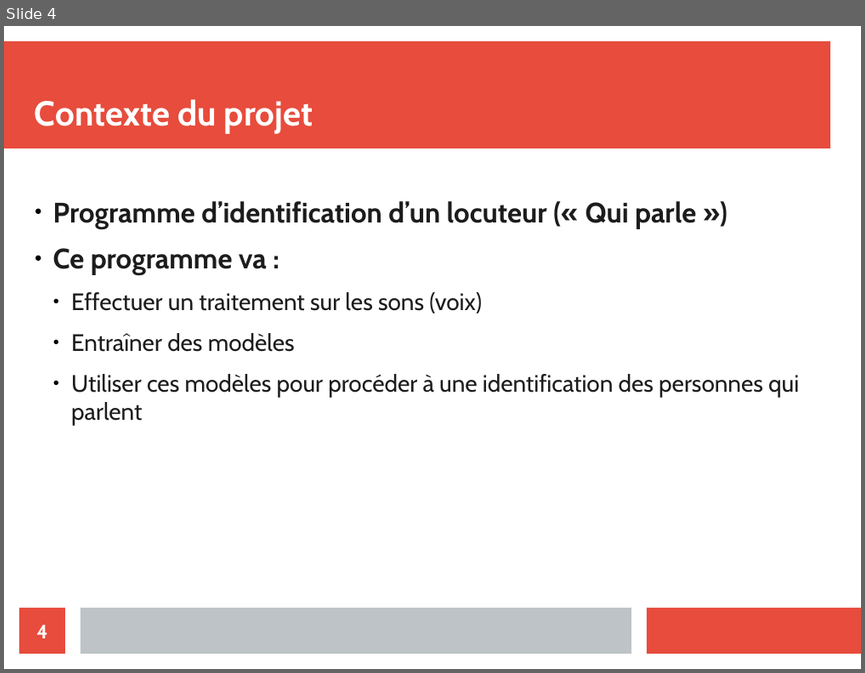
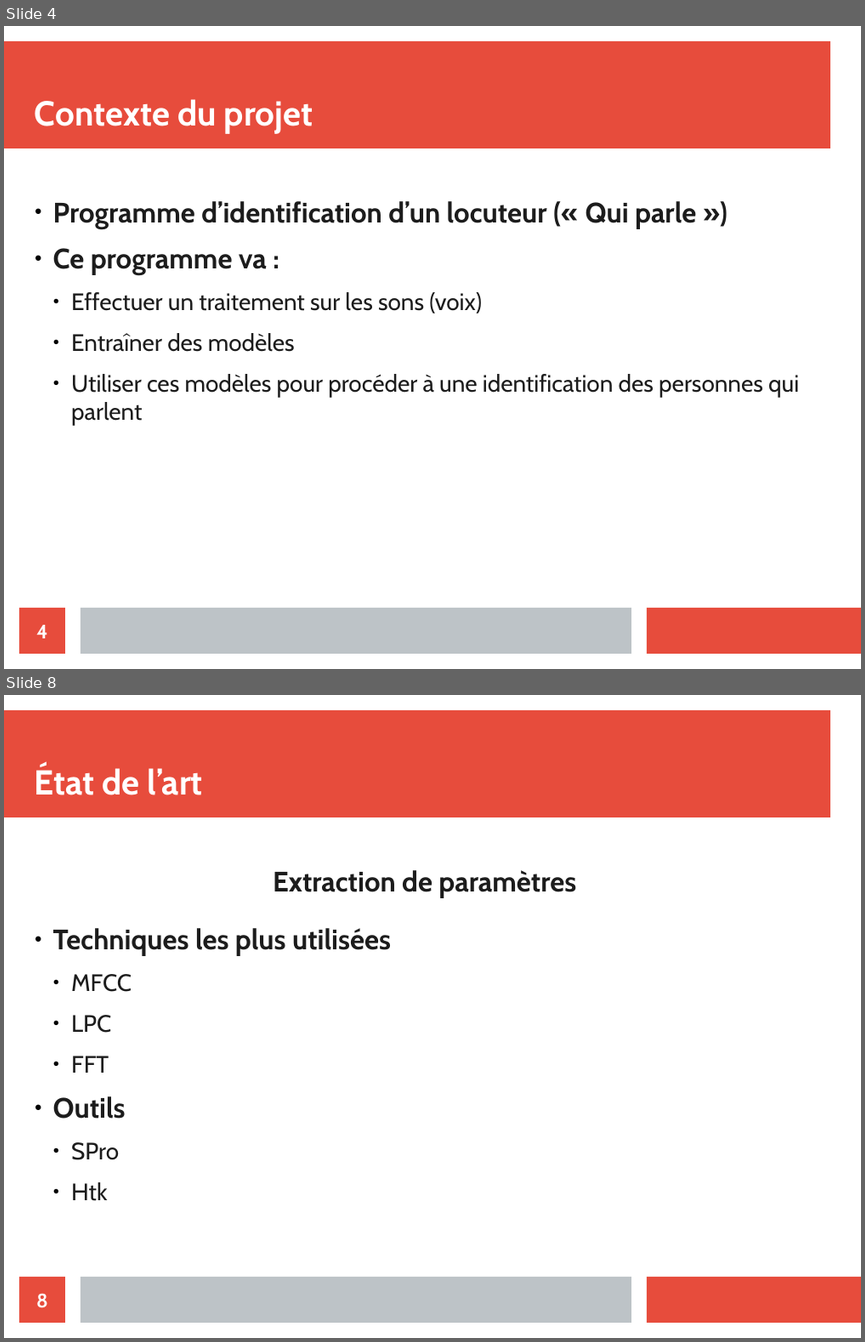
Before and after one commit to bessalahAmar/Speaker-Verification-paris8-, a slide deck: Presentation/diapo.odp. Shown one above the other, each under a label of ours: slide 4 before the commit, slides 4 and 8 after it; the slides between them are not shown. The pictures are 865x673 and 865x1342 pixels, drawn with LibreOffice and Linux fonts; fonts in the diff are those of the drawing. Boxes give left, top, right and bottom in pixels: in the first picture for what was removed or moved away, otherwise in the second. Text is boxed around its words. In the diff, an @@ line names an element or a change of style, - is before the commit and + after.

```diff
--- a/Presentation/diapo.odp
+++ b/Presentation/diapo.odp
@@ slide 8 added at [4, 695, 861, 1338], background #FFFFFF; not listed: 3 template elements that a slide beside it also shows @@
@@ title added at [35, 766, 203, 795], 32 pt, text #FFFFFF, bold @@
+État de l’art
@@ text added at [273, 870, 576, 897], 26 pt, text #1C1C1C, bold @@
+Extraction de paramètres
@@ text added at [53, 928, 391, 1201], 26 pt, text #1C1C1C, bold @@
+● Techniques les plus utilisées
+  ● MFCC
+  ● LPC
+  ● FFT
+● Outils
+  ● SPro
+  ● Htk
@@ page number added at [19, 1276, 65, 1322], fill #E74C3C, 18 pt, text #FFFFFF, bold @@
+8
```
Also in this commit, not shown: 3 slides changed, 13 other slides added.
